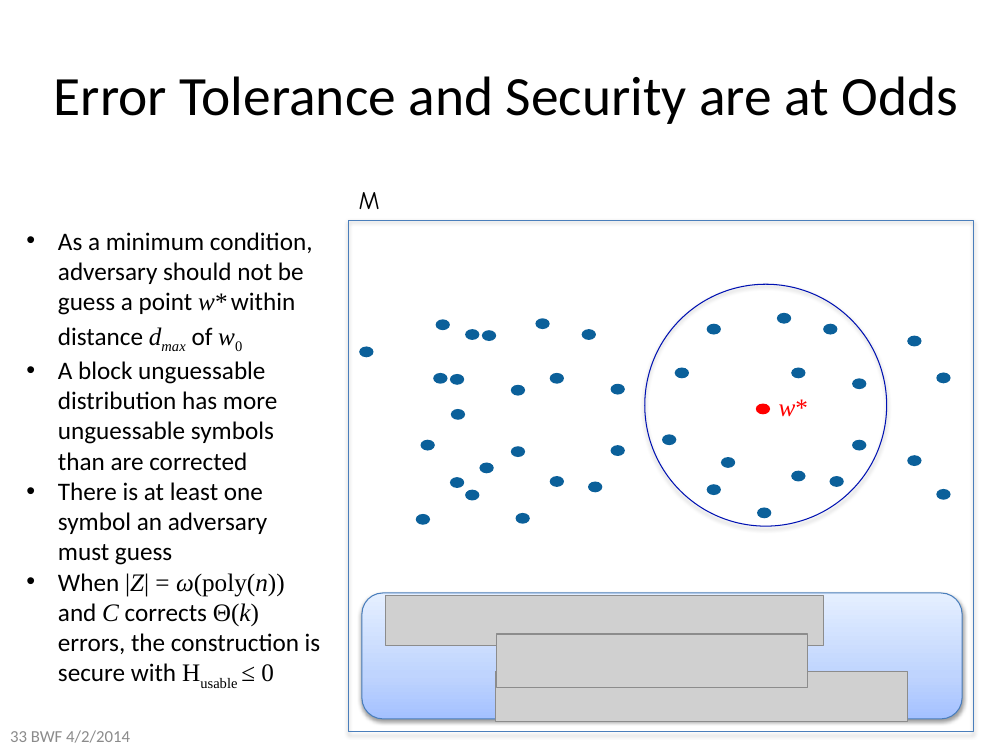
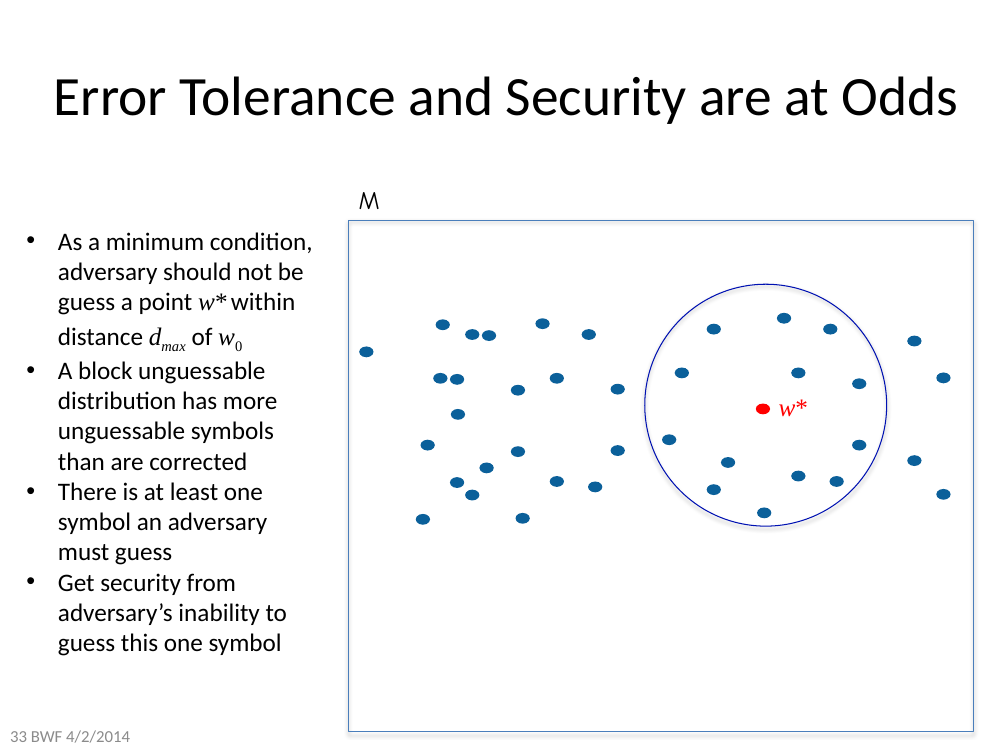
Before and after one commit to xianruimeng/comp-fuzzy-ext, a slide deck: slide 33 of constantRate/KeyDerivationWithNegativeUsable.pptx. Drawn at 1008x756 pixels with LibreOffice and Linux fonts; fonts in the diff are those of the drawing; grey boxes stand for pictures. Boxes give left, top, right and bottom in pixels: in the first picture for what was removed or moved away, otherwise in the second. Text is boxed around its words. In the diff, an @@ line names an element or a change of style, - is before the commit and + after.

```diff
--- a/constantRate/KeyDerivationWithNegativeUsable.pptx
+++ b/constantRate/KeyDerivationWithNegativeUsable.pptx
@@ text at box(58, 573, 287, 656): text changed @@
-• When |Z| = ω(poly(n)) and C corrects Θ(k) errors, the construction is secure with Husable ≤ 0
+• Get security from adversary’s inability to guess this one symbol
@@ rounded rectangle removed at box(362, 593, 962, 719) @@
@@ picture removed at box(385, 595, 823, 645) @@
@@ picture removed at box(497, 634, 807, 687) @@
@@ picture removed at box(496, 672, 908, 723) @@
```
Also in this commit, not shown: 9 other slides changed, 2 slides added.
